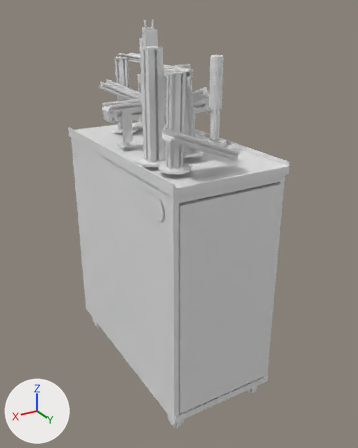
Renders of the COLLADA model models/mps_ring/meshes/mps_ring.dae from each side of a commit.
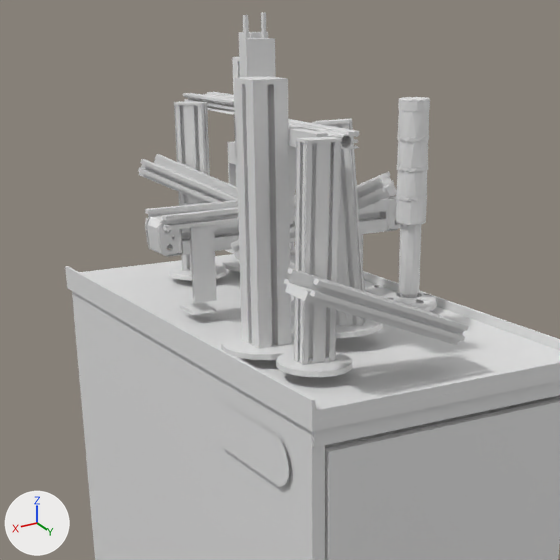
Old and new are each drawn whole from a 50 mm camera at (0.538, 0.922, 1.144) aimed at (-0.204, -0.315, 0.526) and again close up on the part from 11% to 78% of the width and 3% to 56% of the height. The axes (+X, +Y, +Z) are drawn at lower left. The lights are the same throughout. Where no turn or scale is listed for an object, it has been applied to the vertices. Vertices at the same position are counted once.

In view in the first close-up: 'ShapeIndexedFaceSet_066'.
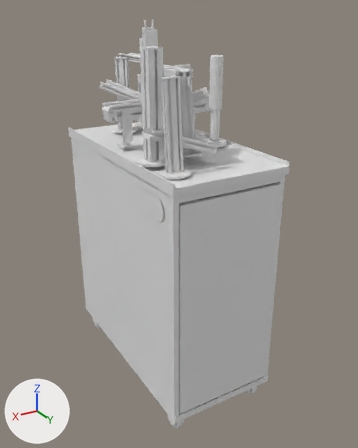
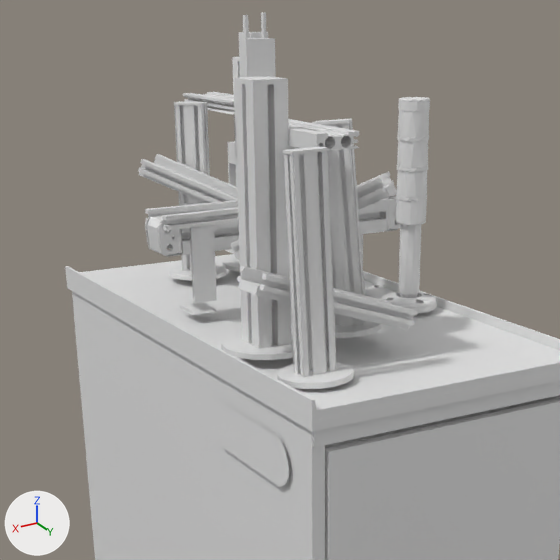
Pixel boxes [x1, y1, x2, y2] of what changed, in the close-ups (560 x 560 px; the box of a moved part takes in the faces that stretch with it):
```json
{"part": 1, "of": "me_shapeindexedfaceset_067", "change": "moved or reshaped", "before": [276, 351, 352, 377], "after": [277, 361, 354, 389]}
{"part": 2, "of": "me_shapeindexedfaceset_067", "change": "moved or reshaped", "before": [284, 137, 342, 365], "after": [237, 146, 337, 377]}
{"part": 3, "of": "me_shapeindexedfaceset_067", "change": "moved or reshaped", "before": [287, 268, 469, 345], "after": [239, 266, 418, 330]}
```

The change, as JSON lines over the scene's bpy script:
```json
{"block": "me_shapeindexedfaceset_067", "where": "me_shapeindexedfaceset_067.from_pydata(...)  # 5249 vertices, 7873 faces; spans x -0.349..0.002, y 0.0..0.7, z -0.762..0.359"}
{"block": "me_shapeindexedfaceset_067", "where": "# used by ob_shapeindexedfaceset_066; location = (-0.002, -0.7, 0.763)"}
{"block": "me_shapeindexedfaceset_067", "change": "me_shapeindexedfaceset_067 part 1: the loose piece of 32 vertices spanning x -0.095..-0.015, y 0.568..0.648, z 0.022..0.029 is multiplied about its middle by the matrix ((0.998, -0.032, 0.05), (-0.031, -0.999, -0.021), (-0.051, -0.02, 0.999)), then moved by (0.005, 0.011, -0.009)"}
{"block": "me_shapeindexedfaceset_067", "change": "me_shapeindexedfaceset_067 part 2: 72 of the vertices in x -0.08..-0.006, y 0.598..0.685, z 0.028..0.252 are multiplied about their middle by the matrix ((0.998, -0.032, 0.05), (-0.031, -0.999, -0.021), (-0.051, -0.02, 0.999)), then moved by (0.01, -0.058, -0.007)"}
{"block": "me_shapeindexedfaceset_067", "change": "me_shapeindexedfaceset_067 part 3: 32 of the vertices in x -0.199..-0.188, y 0.627..0.687, z 0.042..0.064 are multiplied about their middle by the matrix ((0.998, -0.032, 0.05), (-0.031, -0.999, -0.021), (-0.051, -0.02, 0.999)), then moved by (0.01, -0.058, -0.007)"}
```
